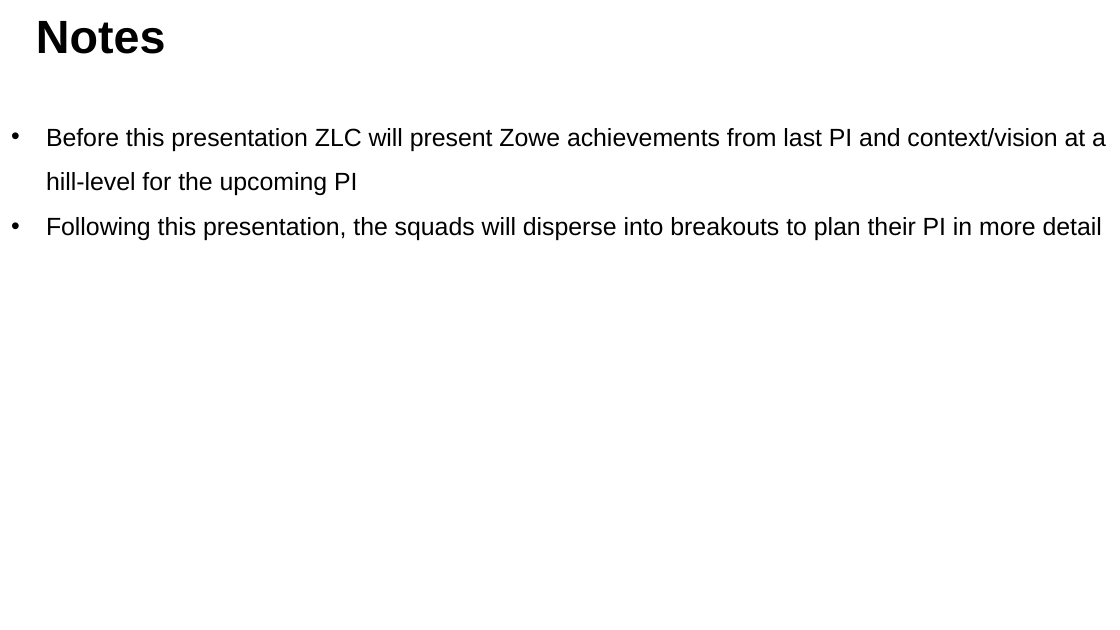
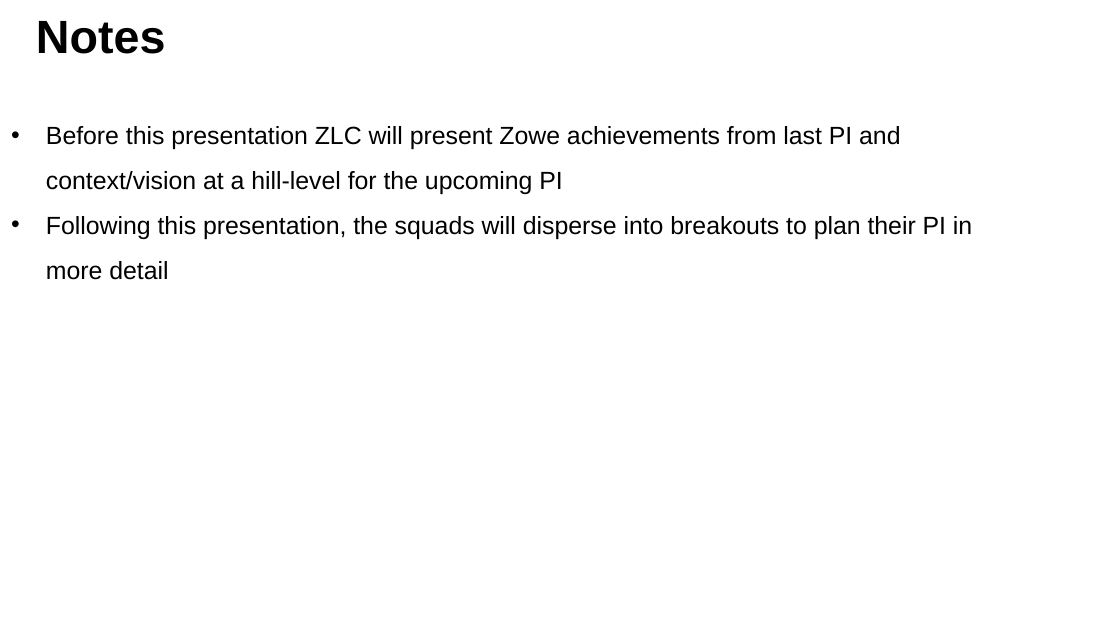
Before and after one commit to zowe/community, a slide deck: slide 2 of Project Management/PI Planning/20PI4 Planning/Zowe Community Squad Focus for 20PI4.pptx. Drawn at 1120x630 pixels with LibreOffice and Linux fonts; fonts in the diff are those of the drawing. Boxes give left, top, right and bottom in pixels: in the first picture for what was removed or moved away, otherwise in the second. Text is boxed around its words. In the diff, an @@ line names an element or a change of style, - is before the commit and + after.

```diff
--- a/Project Management/PI Planning/20PI4 Planning/Zowe Community Squad Focus for 20PI4.pptx
+++ b/Project Management/PI Planning/20PI4 Planning/Zowe Community Squad Focus for 20PI4.pptx
@@ text "Before this presentation ZLC will ..." rewrapped from [46, 128, 1106, 240] to [46, 126, 972, 280] @@
```
Also in this commit, not shown: 3 other slides changed, 48 slides added, 4 slides removed.
